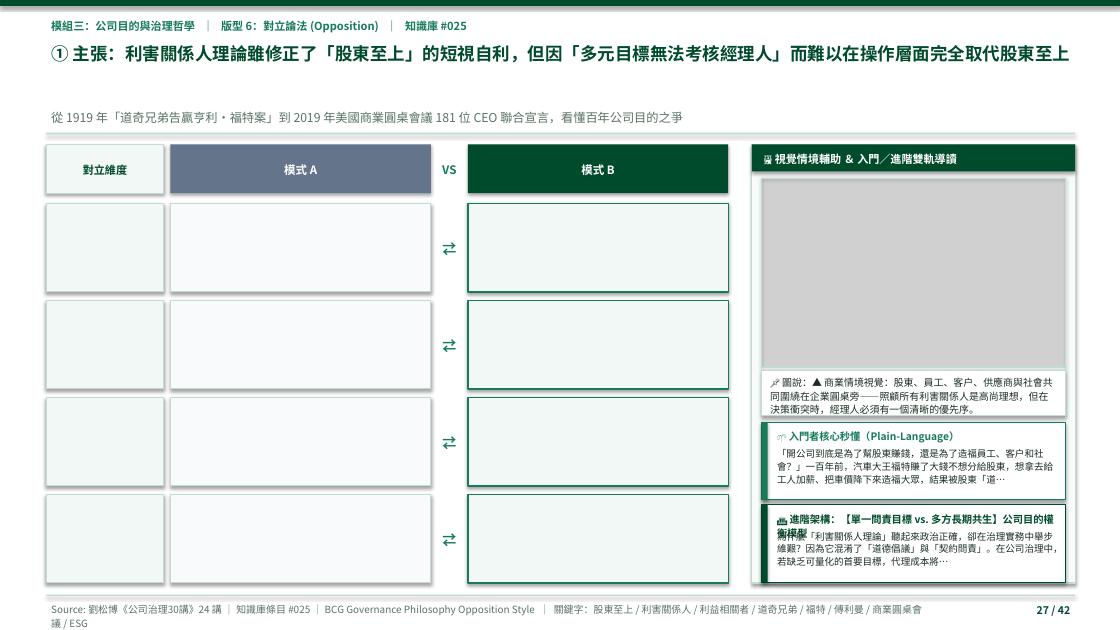
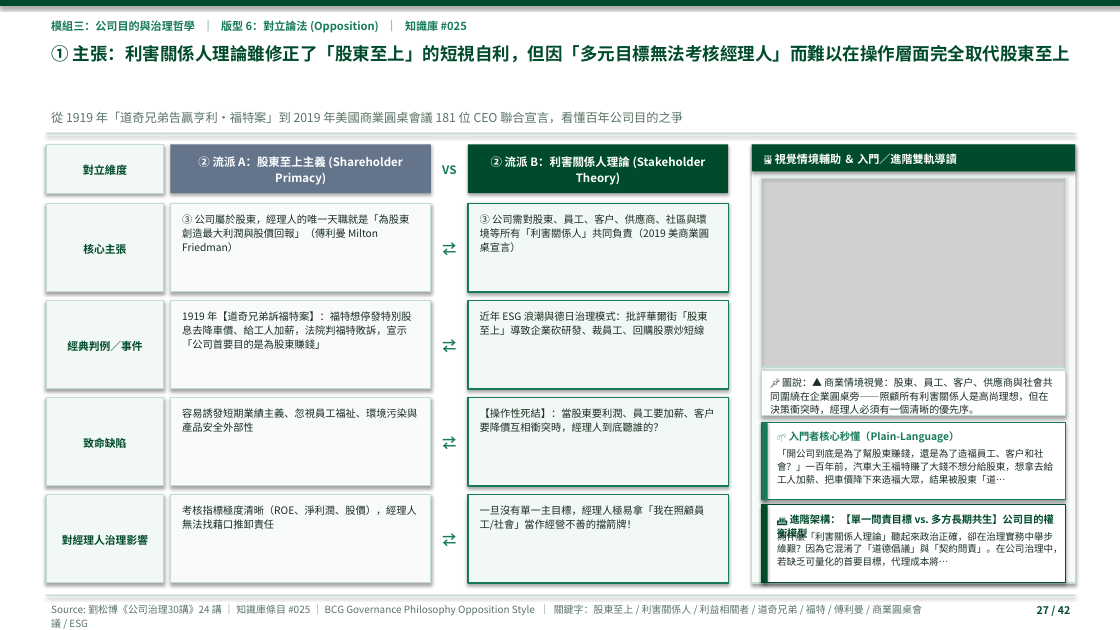
Before and after one commit to davidyeh51/corp-gov-portal, a slide deck: slide 27 of docs/public/downloads/劉松博_公司治理30講_全40講無雜訊顧問簡報庫.pptx. Drawn at 1120x630 pixels with LibreOffice and Linux fonts; fonts in the diff are those of the drawing; grey boxes stand for pictures. Boxes give left, top, right and bottom in pixels: in the first picture for what was removed or moved away, otherwise in the second. Text is boxed around its words. In the diff, an @@ line names an element or a change of style, - is before the commit and + after.

```diff
--- a/docs/public/downloads/劉松博_公司治理30講_全40講無雜訊顧問簡報庫.pptx
+++ b/docs/public/downloads/劉松博_公司治理30講_全40講無雜訊顧問簡報庫.pptx
@@ text at (198,156,402,185): text changed @@
-模式 A
+② 流派 A：股東至上主義 (Shareholder Primacy)
@@ text at (491,156,706,185): text changed @@
-模式 B
+② 流派 B：利害關係人理論 (Stakeholder Theory)
@@ text added at (182,214,410,252), 8.8 pt, text #1A2E23 @@
+③ 公司屬於股東，經理人的唯一天職就是「為股東創造最大利潤與股價回報」（傅利曼 Milton Friedman）
@@ text added at (480,214,709,252), 8.8 pt, text #1A2E23 @@
+③ 公司需對股東、員工、客戶、供應商、社區與環境等所有「利害關係人」共同負責（2019 美商業圓桌宣言）
@@ text added at (83,244,126,254), 9.2 pt, text #004B2B, bold @@
+核心主張
@@ text added at (182,311,411,349), 8.8 pt, text #1A2E23 @@
+1919 年【道奇兄弟訴福特案】：福特想停發特別股息去降車價、給工人加薪，法院判福特敗訴，宣示「公司首要目的是為股東賺錢」
@@ text added at (480,311,708,335), 8.8 pt, text #1A2E23 @@
+近年 ESG 浪潮與德日治理模式：批評華爾街「股東至上」導致企業砍研發、裁員工、回購股票炒短線
@@ text added at (67,341,142,351), 9.2 pt, text #004B2B, bold @@
+經典判例／事件
@@ text added at (182,408,417,432), 8.8 pt, text #1A2E23 @@
+容易誘發短期業績主義、忽視員工福祉、環境污染與產品安全外部性
@@ text added at (480,408,715,432), 8.8 pt, text #1A2E23 @@
+【操作性死結】：當股東要利潤、員工要加薪、客戶要降價互相衝突時，經理人到底聽誰的？
@@ text added at (83,436,126,451), 9.2 pt, text #004B2B, bold @@
+致命缺陷
@@ text added at (182,505,417,529), 8.8 pt, text #1A2E23 @@
+考核指標極度清晰（ROE、淨利潤、股價），經理人無法找藉口推卸責任
@@ text added at (480,505,705,530), 8.8 pt, text #1A2E23 @@
+一旦沒有單一主目標，經理人極易拿「我在照顧員工/社會」當作經營不善的擋箭牌！
@@ text added at (62,535,148,545), 9.2 pt, text #004B2B, bold @@
+對經理人治理影響
```
Also in this commit, not shown: 38 other slides changed, 47 other files.
